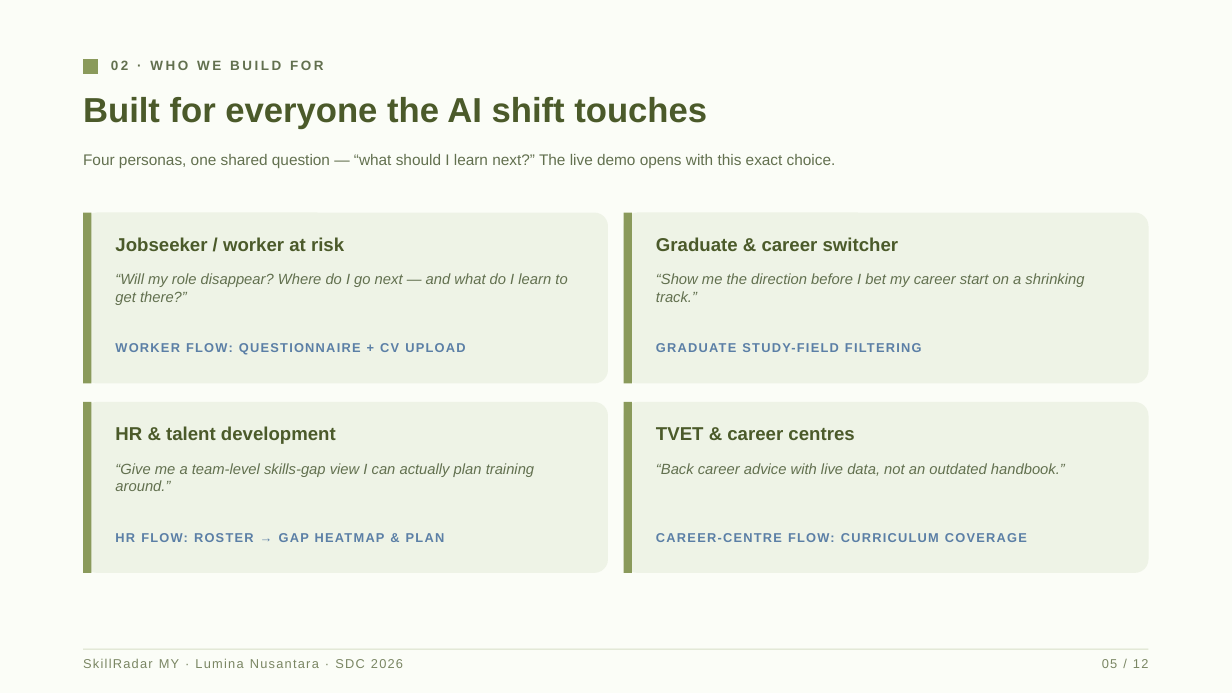
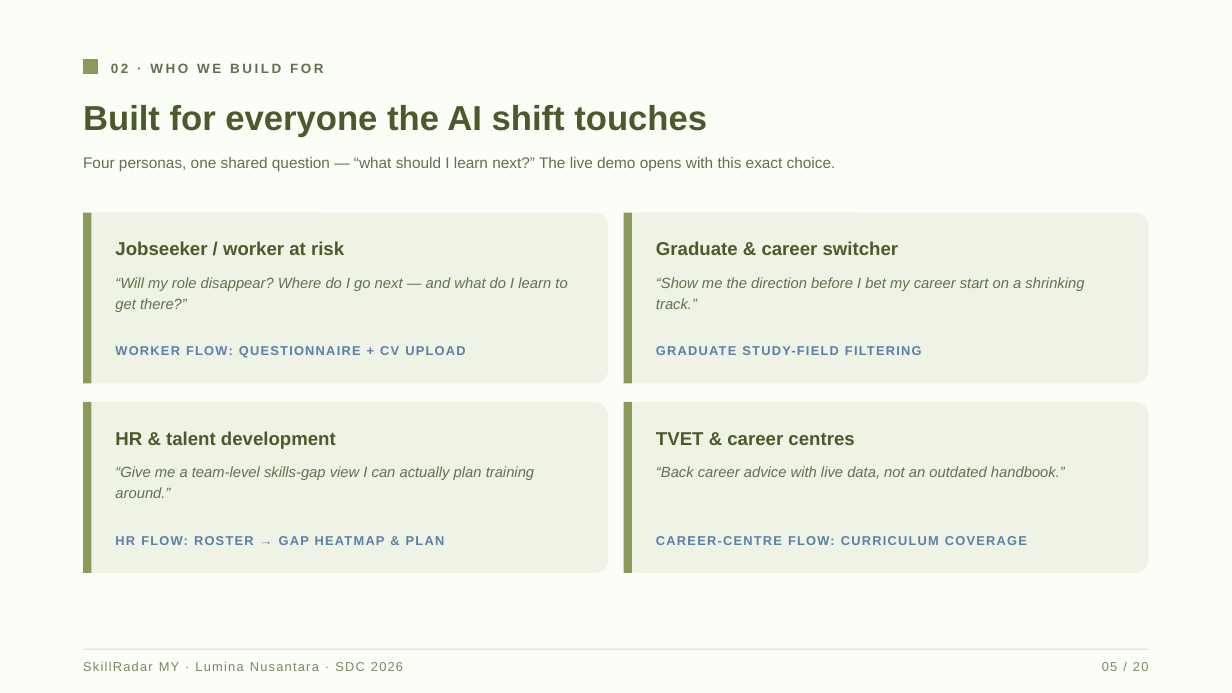
Before and after one commit to douyinlin/sdc2026-lumina-nusantara, a slide deck: slide 5 of submission/SDC2026_LuminaNusantara_SlideDeck.pptx. Drawn at 1232x693 pixels with LibreOffice and Linux fonts; fonts in the diff are those of the drawing. Boxes give left, top, right and bottom in pixels: in the first picture for what was removed or moved away, otherwise in the second. Text is boxed around its words. In the diff, an @@ line names an element or a change of style, - is before the commit and + after.

```diff
--- a/submission/SDC2026_LuminaNusantara_SlideDeck.pptx
+++ b/submission/SDC2026_LuminaNusantara_SlideDeck.pptx
@@ line spacing 1 to 1.2 in 16 elements at (x1=111, y1=63, x2=323, y2=73), (x1=83, y1=105, x2=707, y2=137), (x1=83, y1=157, x2=836, y2=171), (x1=115, y1=241, x2=344, y2=255), (x1=115, y1=277, x2=567, y2=312), (x1=115, y1=346, x2=465, y2=358), (x1=656, y1=241, x2=899, y2=255), (x1=656, y1=277, x2=1084, y2=309), (x1=656, y1=346, x2=922, y2=355), (x1=115, y1=431, x2=336, y2=449), (x1=115, y1=466, x2=534, y2=498), (x1=115, y1=536, x2=445, y2=545), (x1=656, y1=432, x2=854, y2=445), (x1=656, y1=466, x2=1065, y2=479), (x1=656, y1=536, x2=1027, y2=545), (x1=83, y1=661, x2=403, y2=671) @@
@@ text at (x1=1102, y1=662, x2=1149, y2=671): text changed @@
-05 / 12
+05 / 20
```
Also in this commit, not shown: 11 other slides changed, 8 slides added, 3 other files.
